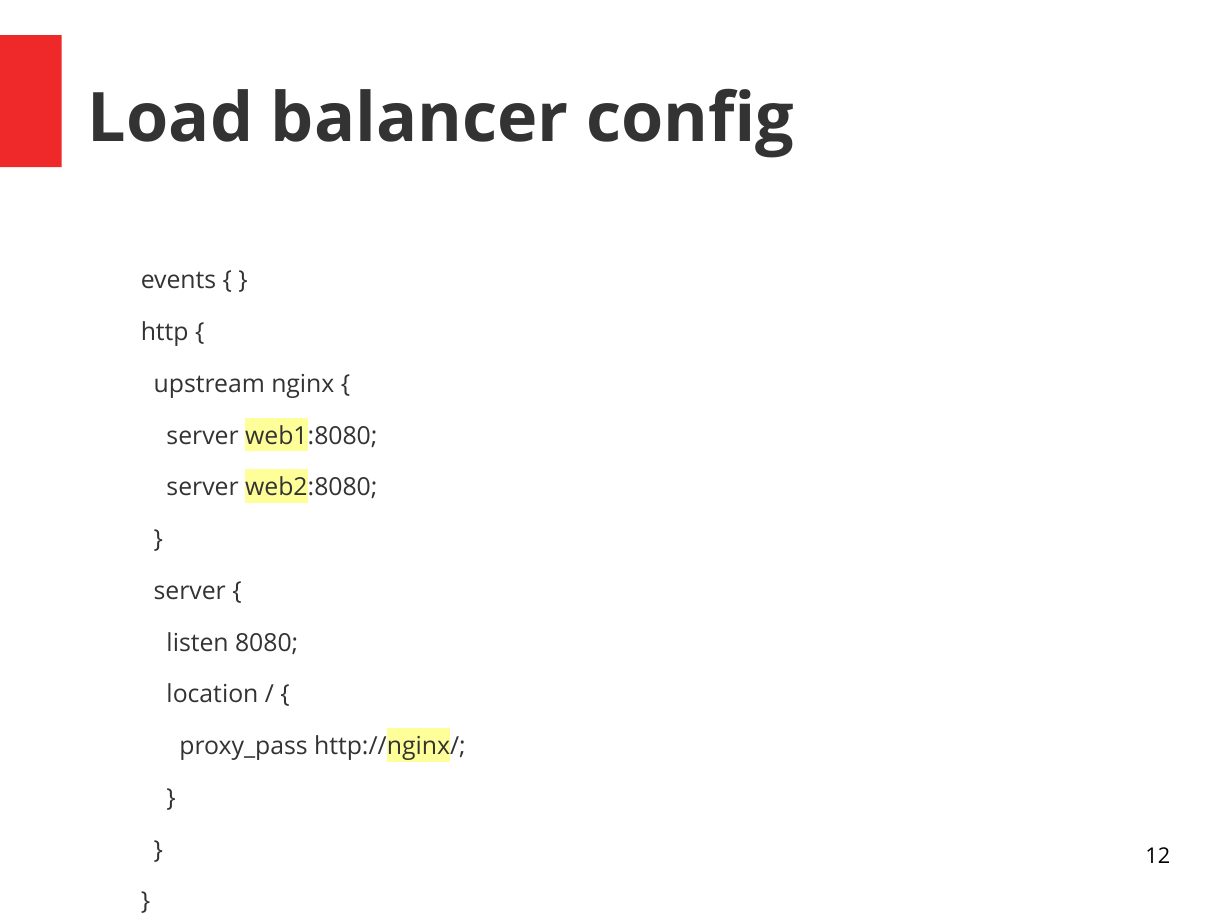
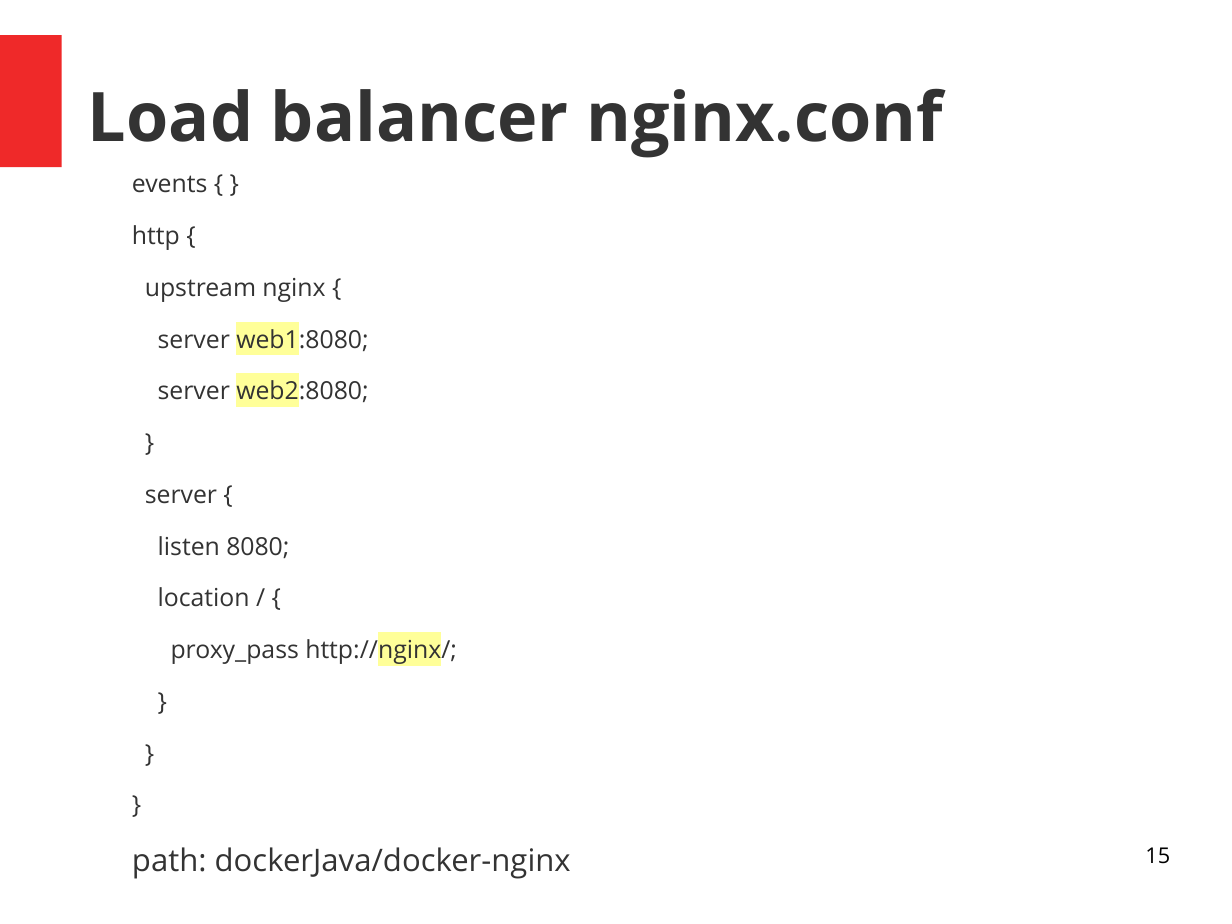
Before and after one commit to skuarch/dockerJava, a slide deck: slide 15 of dockerAndJava.odp (slide 12 before the commit). Drawn at 1232x924 pixels with LibreOffice and Linux fonts; fonts in the diff are those of the drawing. Boxes give left, top, right and bottom in pixels: in the first picture for what was removed or moved away, otherwise in the second. Text is boxed around its words. In the diff, an @@ line names an element or a change of style, - is before the commit and + after.

Commit message:
update

```diff
--- a/dockerAndJava.odp
+++ b/dockerAndJava.odp
@@ title at [88,88,943,158]: text changed @@
-Load balancer config
+Load balancer nginx.conf
@@ text "events { }": place and size @@
-text "events { }" at [141,271,466,761]
+text "events { }" at [132,175,571,879]
@@ text at [132,847,571,879]: paragraph added @@
+path: dockerJava/docker-nginx
@@ page number at [1145,847,1170,864]: text changed @@
-12
+15
```
Also in this commit, not shown: 5 other slides changed, 3 slides added.
